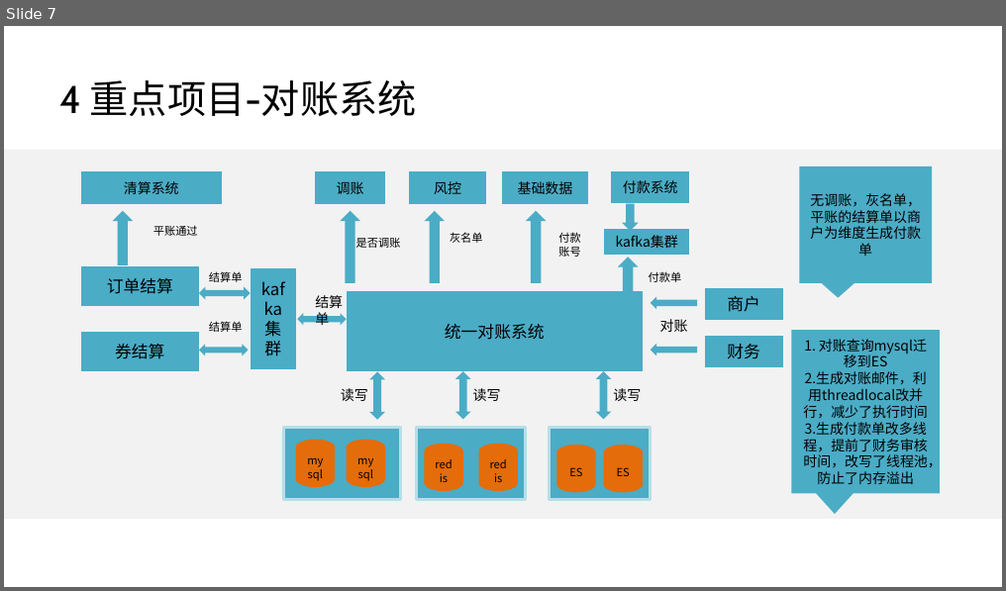
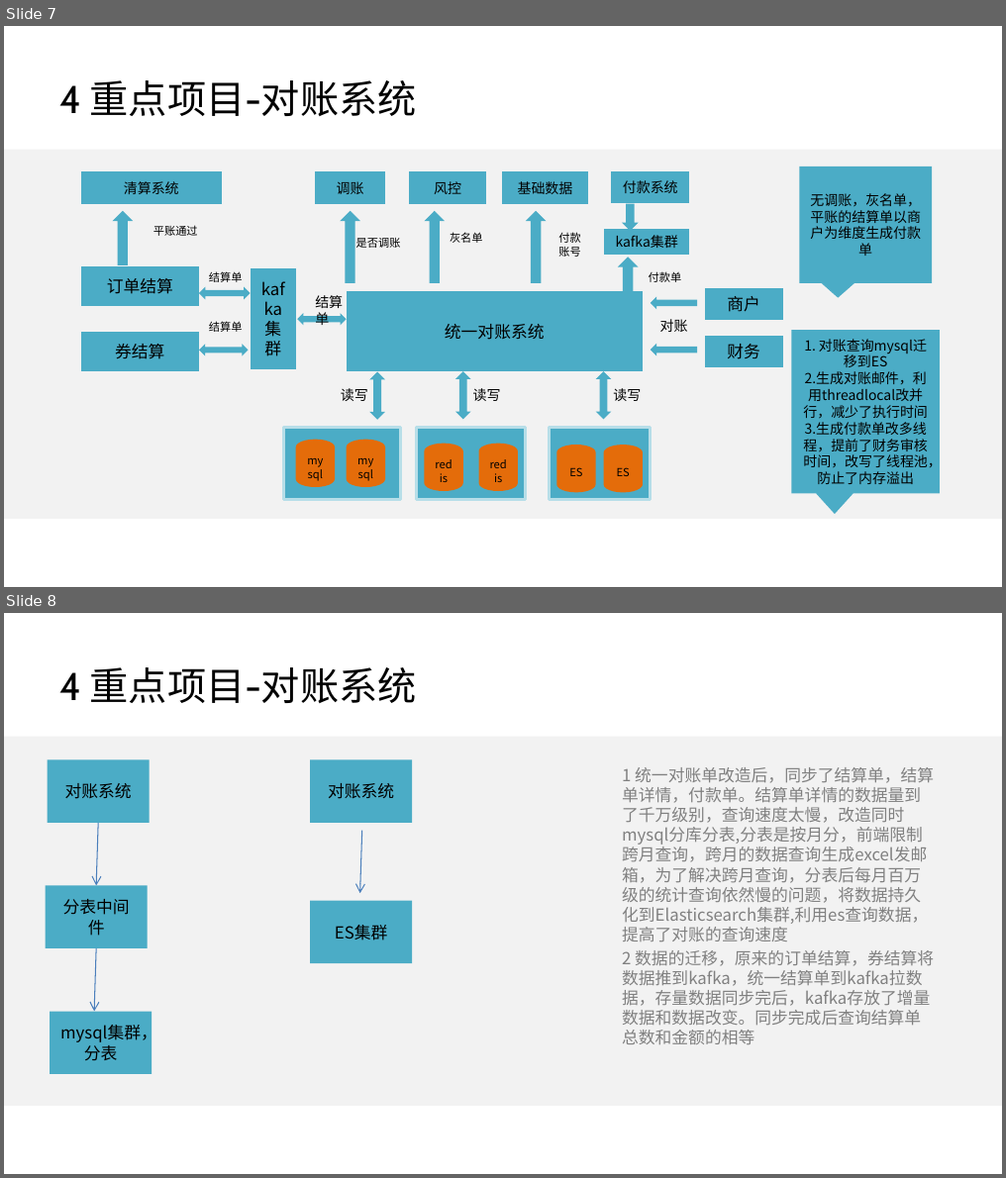
Before and after one commit to wl1990/disuser_wr, a slide deck: src/doc/职级评审_商城技术部-王雷.pptx. Shown one above the other, each under a label of ours: slide 7 before the commit, slides 7 and 8 after it. The pictures are 1006x591 and 1006x1178 pixels, drawn with LibreOffice and Linux fonts; fonts in the diff are those of the drawing; background and template pictures are left out. Boxes give left, top, right and bottom in pixels: in the first picture for what was removed or moved away, otherwise in the second. Text is boxed around its words. In the diff, an @@ line names an element or a change of style, - is before the commit and + after.

Commit message:
2017 04 15

```diff
--- a/src/doc/职级评审_商城技术部-王雷.pptx
+++ b/src/doc/职级评审_商城技术部-王雷.pptx
@@ slide 8 added at [4,613,1002,1174], background #FFFFFF; not listed: 1 template element that a slide beside it also shows @@
@@ title added at [59,667,417,703], 28 pt, text #000000 @@
+4 重点项目-对账系统
@@ rectangle added at [47,760,149,823], fill #4BACC6, 12 pt, text #000000 @@
+对账系统
@@ rectangle added at [310,760,412,823], fill #4BACC6, 12 pt, text #000000 @@
+对账系统
@@ text added at [622,767,934,1045], 12 pt, text #808080 @@
+1 统一对账单改造后，同步了结算单，结算单详情，付款单。结算单详情的数据量到了千万级别，查询速度太慢，改造同时mysql分库分表,分表是按月分，前端限制跨月查询，跨月的数据查询生成excel发邮箱，为了解决跨月查询，分表后每月百万级的统计查询依然慢的问题，将数据持久化到Elasticsearch集群,利用es查询数据，提高了对账的查询速度
+2 数据的迁移，原来的订单结算，券结算将数据推到kafka，统一结算单到kafka拉数据，存量数据同步完后，kafka存放了增量数据和数据改变。同步完成后查询结算单总数和金额的相等
@@ arrow added from (98, 823) to (96, 885), #4B7EBC 0.75 pt @@
@@ arrow added from (362, 831) to (360, 893), #4B7EBC 0.75 pt @@
@@ rectangle added at [45,885,147,949], fill #4BACC6, 12 pt, text #000000 @@
+分表中间件
@@ rectangle added at [310,900,412,963], fill #4BACC6, 12 pt, text #000000 @@
+ES集群
@@ arrow added from (96, 949) to (94, 1011), #4B7EBC 0.75 pt @@
@@ rectangle added at [50,1011,152,1074], fill #4BACC6, 12 pt, text #000000 @@
+mysql集群，分表
```
